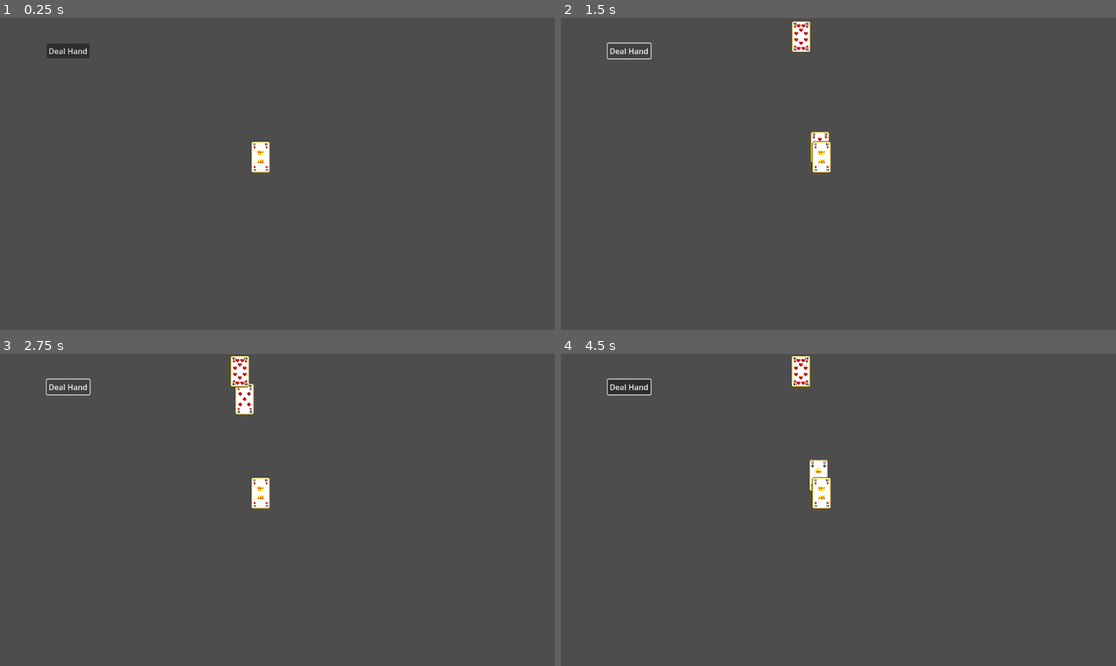
Above: before the commit, frames 1-4 (two rows, left to right).
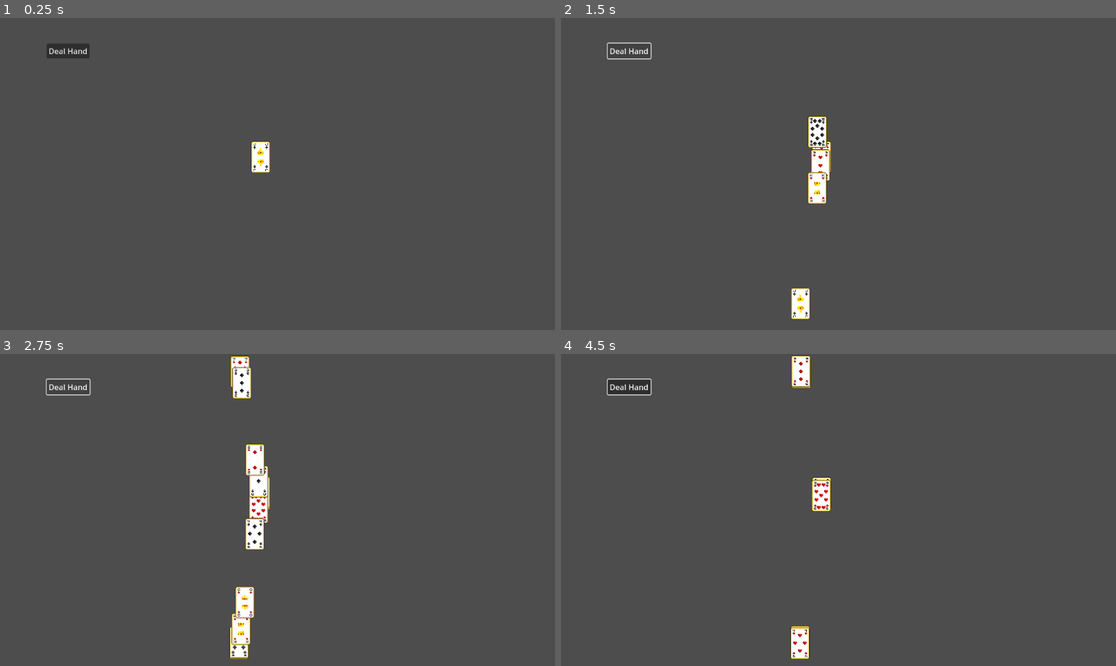
Above: after the commit, the same moments.

Repository: gneeqo/CardInterface2
Game: Godot game, scene res://Game Logic/Scenes/main.tscn
Same seed, same stepped clock (60 frames per second), same inputs: the game is played once before the commit and once after it. The engine's default icon, where the game draws it, is replaced by a stand-in: a white triangle on a blue panel in a dark square.
Inputs (mouse positions are in pixels of both pictures, inside the frame that each line leads up to):
- Up to frame 1 (0.25 s): no input
- Up to frame 2 (1.5 s): click "Deal Hand" at 0.5 s; click "Deal Hand" at 1.25 s
- Up to frame 3 (2.75 s): click "Deal Hand" at 2 s
- Up to frame 4 (4.5 s): move the mouse to (960, 494) at 2.77 s; tap A (Automate) at 2.85, 4.35 s; move the mouse to (727, 525) at 3.52 s; click (727, 525) at 3.6 s; tap Enter at 4.25 s; move the mouse to (894, 441) at 4.27 s

The runs differ from the first frame. In frame 1, less than 0.1% of the frame differs, in the area x 45-49%, y 40-50%; in frame 2, 1.5%; in frame 3, 2.4%, in the area x 41-49%, y 0-98%; in frame 4, 0.9%.

Commit message:
card sending with correct z order

Diff:
--- a/Factories/behavior_factory.gd
+++ b/Factories/behavior_factory.gd
@@ -6,5 +6,10 @@
 	new_executor.add_child(ActionFactory.translate_to(location,duration,eased,ease_type,drift,true))
 	new_executor.add_child(ActionFactory.callback(function))
 
+	return new_executor
+
+static func delayed_callback(function:Callable,duration:float = 0.01 ) -> Executor:
+	var new_executor = ExecAutoActivate.new()
+	new_executor.add_child(ActionFactory.callback(function,duration))
 
 	return new_executor
--- a/Game Logic/Scenes/Play Spaces/two_players.tscn
+++ b/Game Logic/Scenes/Play Spaces/two_players.tscn
@@ -11,6 +11,8 @@
 script = ExtResource("1_eodvt")
 players = [NodePath("../P1"), NodePath("../P2")]
 deck = NodePath("../Deck")
+hand_size = 4
+deal_delay = 0.6
 metadata/_custom_type_script = "uid://duix2ylp10g3r"
 
 [node name="Button" type="Button" parent="referee"]
--- a/Game Logic/Scripts/Card Groups/card_group.gd
+++ b/Game Logic/Scripts/Card Groups/card_group.gd
@@ -14,22 +14,37 @@
 	if !payload.get_parent():
 		add_child(payload)
 	else:
-		reparent(payload)
+		payload.reparent(self)
 
 
+func prep_for_card():
+	num_cards +=1
+
 func receive_card(payload:Card):
-	num_cards +=1
+	payload.in_transit = false
 	_add_card(payload)
 
 
 func send_card(payload:Card,target:CardGroup):
 	num_cards -=1
 	cards_in_group.erase(payload)
-	_update_card_positions()
+
 	payload.send_to(target)
 
-func _update_card_positions():
-	pass
+
+
+
+
+func update_z_order():
+	for index in cards_in_group.size():
+		cards_in_group[index].set_z_index(index)
+
+func shuffle():
+	cards_in_group.shuffle()
+	update_z_order()
+
+
+
 
 func _new_card_offset()->Vector2:
 	return global_position
@@ -40,3 +55,6 @@
 func random_card()->Card:
 	var rng = RandomNumberGenerator.new()
 	return cards_in_group[rng.randi_range(0,cards_in_group.size()-1)]
+
+func top_card()->Card:
+	return cards_in_group.back()
--- a/Game Logic/Scripts/Card Groups/deck.gd
+++ b/Game Logic/Scripts/Card Groups/deck.gd
@@ -4,4 +4,7 @@
 func spawn_cards():
 	for i in range(0,13):
 		for j in range (0,4):
-			_add_card(Card.create(i,j))
+			var new_card = Card.create(i,j)
+			_add_card(new_card)
+			new_card.global_position = _new_card_offset()
+	shuffle()
--- a/Game Logic/Scripts/card.gd
+++ b/Game Logic/Scripts/card.gd
@@ -24,7 +24,7 @@
 
 var owning_group : CardGroup
 var in_transit : bool = false
-
+var travel_duration : float = 1.0
 
 
 static func create(new_value:int,new_suit:Suits) ->Card:
@@ -36,9 +36,18 @@
 
 
 func send_to(target:CardGroup):
+	target.prep_for_card()
 	var receiving_function = Callable(target,"receive_card").bind(self)
-	add_child(BehaviorFactory.translate_then_callback(receiving_function,target._new_card_offset(),1))
+
+	var set_z = func(index):
+		set_z_index(index)
+
+	var midway_function = set_z.bind(target.num_cards)
+	add_child(BehaviorFactory.translate_then_callback(receiving_function,target._new_card_offset(),travel_duration))
+	add_child(BehaviorFactory.delayed_callback(midway_function, travel_duration / 2))
 	in_transit = true
+
+
 
 
 
--- a/Game Logic/Scripts/referee.gd
+++ b/Game Logic/Scripts/referee.gd
@@ -3,10 +3,25 @@
 @export var players : Array[CardPlayer]
 @export var deck : Deck
 @export var hand_size : int = 1
+@export var deal_delay : float = 0.3
+
 
 var trick : Array[Card]
 
 func _ready():
 	deck.spawn_cards()
 func _on_button_pressed() -> void:
-	deck.send_card(deck.random_card(),players[1].hand)
+	deal_hand_to_players()
+
+func deal_hand_to_players():
+	for index in hand_size:
+		var function = Callable(self,"deal_one_to_players")
+		add_child(BehaviorFactory.delayed_callback(function,0.01 + (deal_delay*index)))
+
+func deal_one_to_players():
+	for index in players.size():
+		var function = Callable(self,"deal_one_card").bind(players[index])
+		add_child(BehaviorFactory.delayed_callback(function,0.01 + (deal_delay*index)))
+
+func deal_one_card(player:CardPlayer):
+	deck.send_card(deck.top_card(),player.hand)
